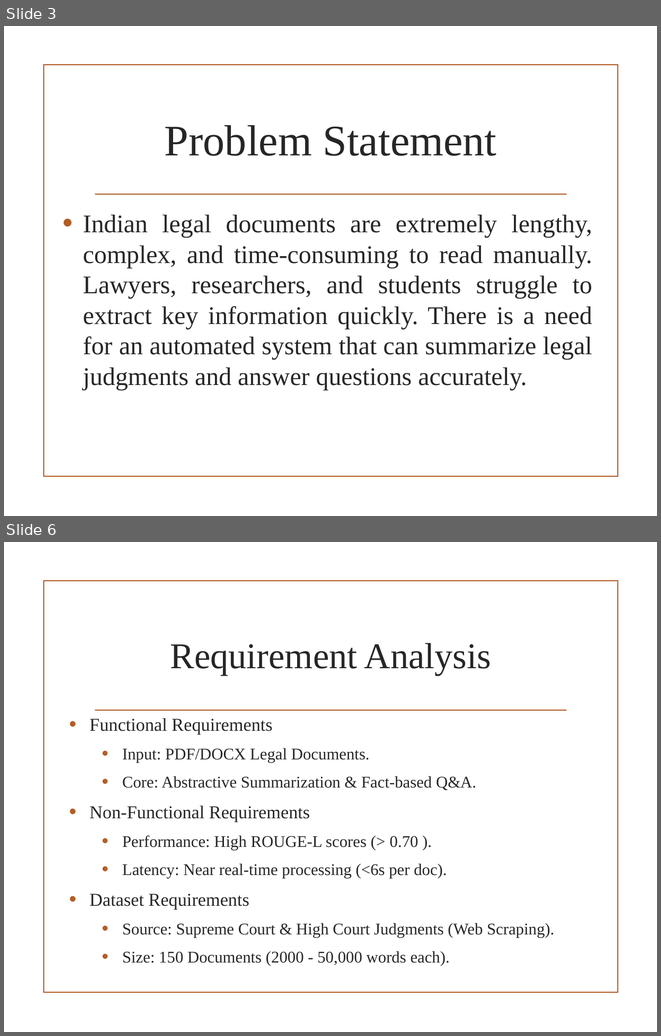
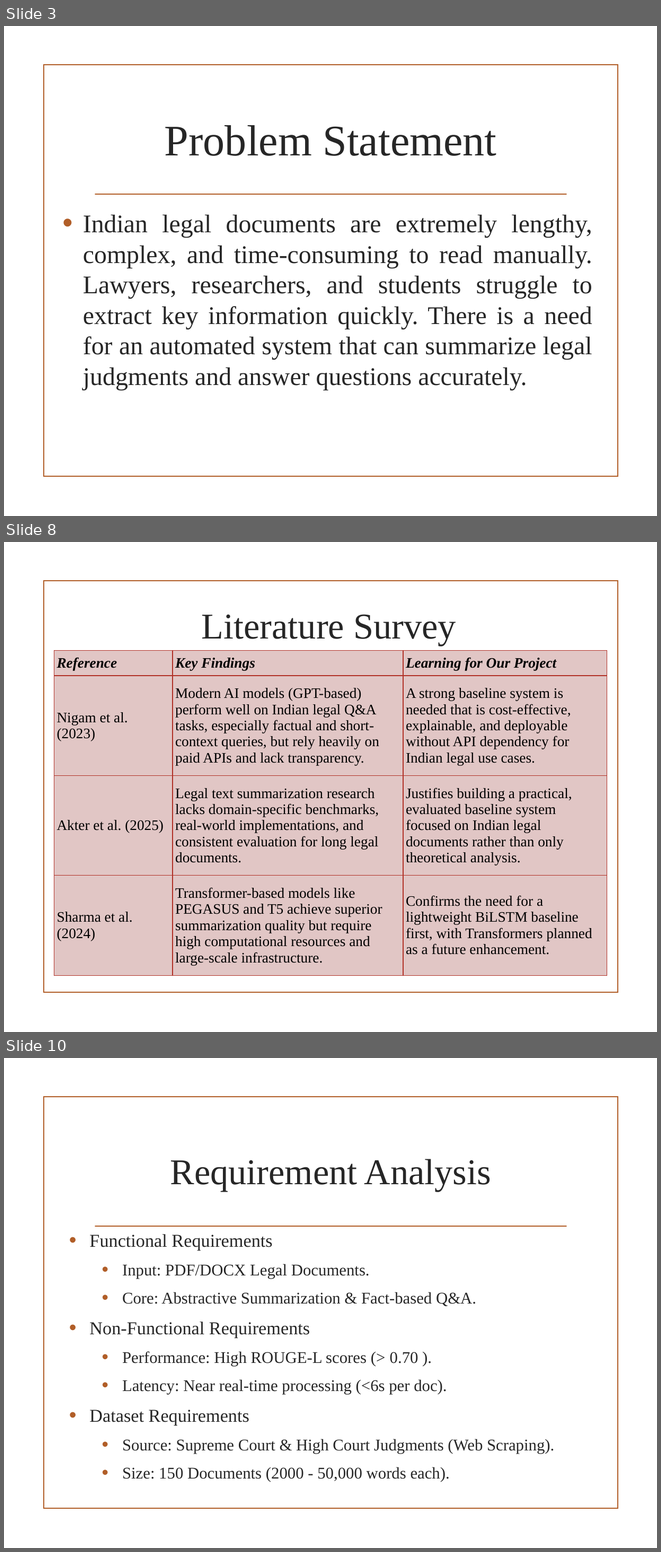
Before and after one commit to VedantKale106/B.Tech-Project-Files, a slide deck: PPT Review 1.pptx. Shown one above the other, each under a label of ours: slides 3 and 6 before the commit, slides 3, 8 and 10 after it; the slides between them are not shown. The pictures are 661x1036 and 661x1552 pixels, drawn with LibreOffice and Linux fonts; fonts in the diff are those of the drawing; background and template pictures are left out. Boxes give left, top, right and bottom in pixels: in the first picture for what was removed or moved away, otherwise in the second. Text is boxed around its words. In the diff, an @@ line names an element or a change of style, - is before the commit and + after.

```diff
--- a/PPT Review 1.pptx
+++ b/PPT Review 1.pptx
@@ slide 8 added at bbox=[4, 542, 657, 1032], background picture (left out); not listed: 1 template element that a slide beside it also shows @@
@@ title added at bbox=[202, 614, 456, 645], 40 pt, text #262626 @@
+Literature Survey
@@ table added at bbox=[54, 651, 607, 975], 4 rows, 3 columns @@
+Reference | Key Findings | Learning for Our Project
+Nigam et al. (2023) | Modern AI models (GPT-based) perform well on Indian legal Q&A tasks, especially factual and short-context queries, but rely heavily on paid APIs and lack transparency. | A strong baseline system is needed that is cost-effective, explainable, and deployable without API dependency for Indian legal use cases.
+Akter et al. (2025) | Legal text summarization research lacks domain-specific benchmarks, real-world implementations, and consistent evaluation for long legal documents. | Justifies building a practical, evaluated baseline system focused on Indian legal documents rather than only theoretical analysis.
+Sharma et al. (2024) | Transformer-based models like PEGASUS and T5 achieve superior summarization quality but require high computational resources and large-scale infrastructure. | Confirms the need for a lightweight BiLSTM baseline first, with Transformers planned as a future enhancement.
@@ what was slide 6 is now slide 10 @@
```
Also in this commit, not shown: 6 slides changed, 6 other slides added, 2 slides removed.
